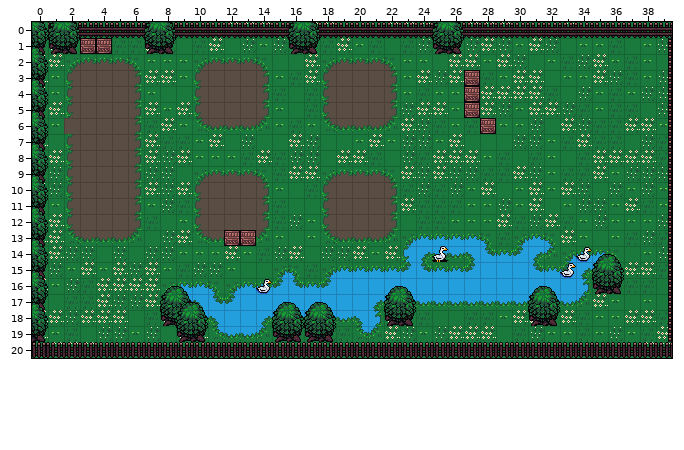
Two versions of a level (Tiled map, PlantAhead/Assets/Tilemaps/level1.tmx). That is the earlier state.
Cells are 16x16 px. Shown: x 0..39, y 0..20.
Once edited:
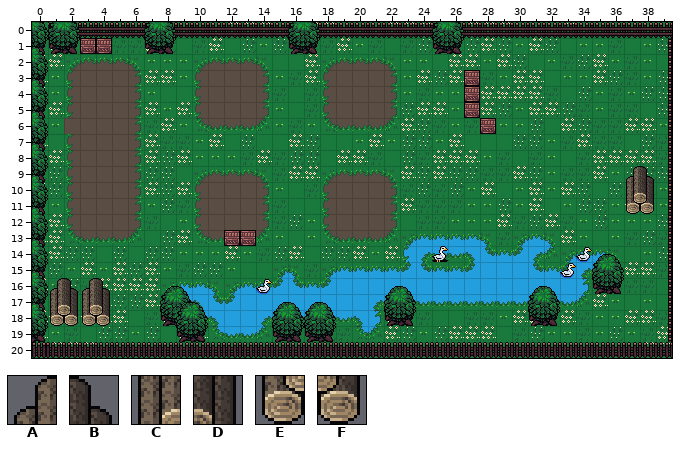
Key: from "FarmMap": A 237, B 238, C 269, D 270, E 301, F 302.
_ is an empty cell, . an unchanged one.
Difference:
--- layer "Treebottoms"
@@ x 37..38 @@
-10 __
-11 __
+10 CD
+11 EF
@@ x 1..4 @@
-17 ____
-18 ____
+17 CDCD
+18 EFEF
--- layer "Treetops"
@@ x 37..38 @@
- 9 __
+ 9 AB
@@ x 1..4 @@
-16 ____
+16 ABAB
